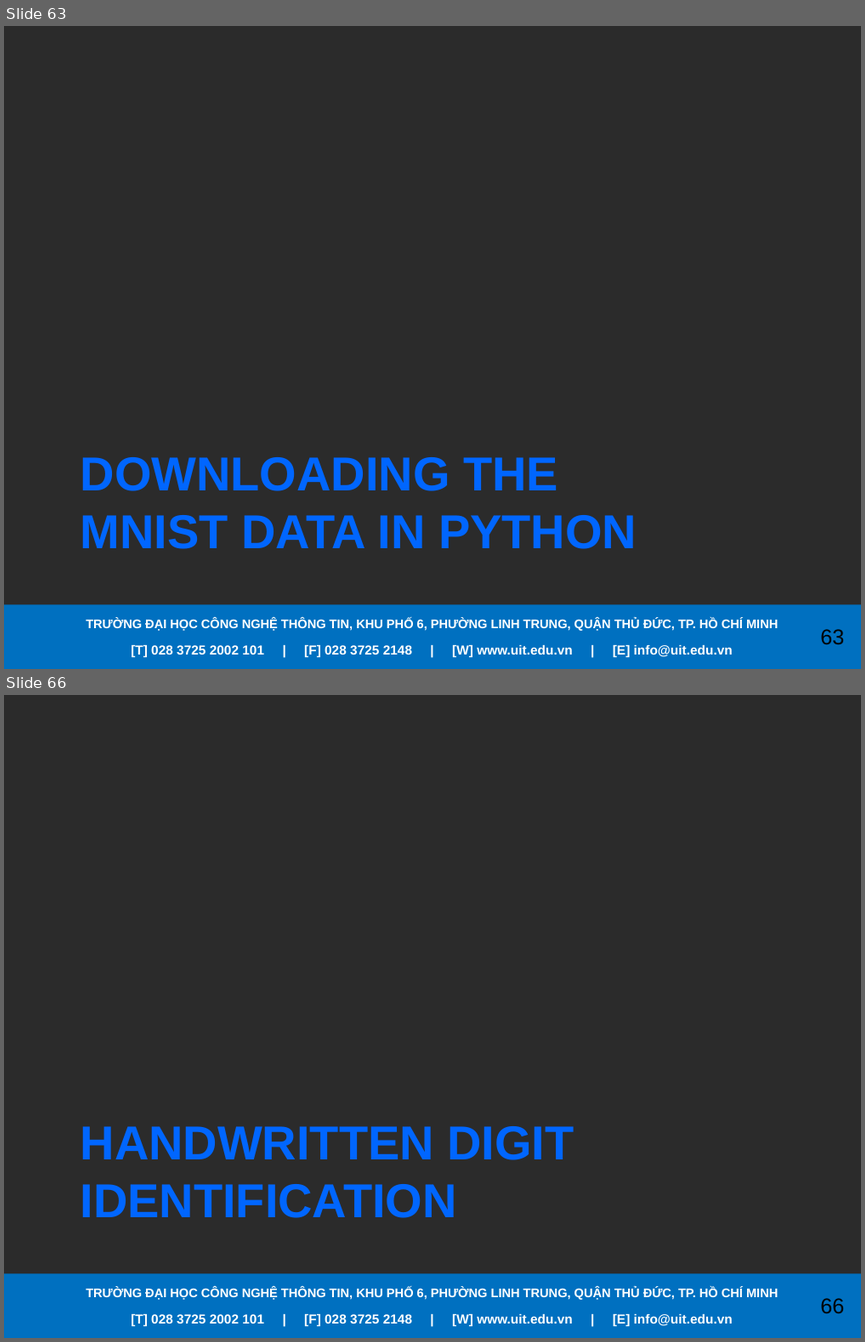
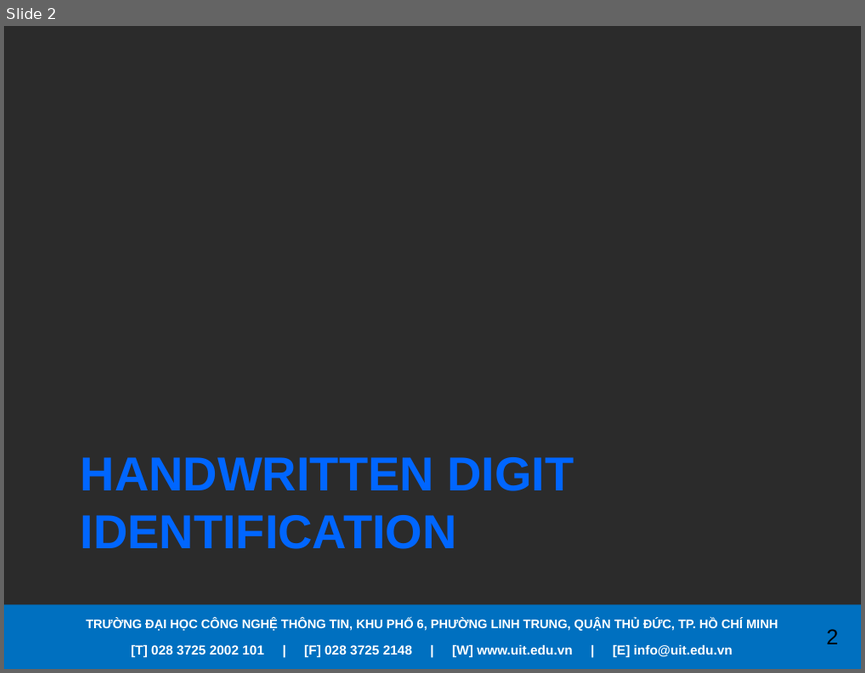
Before and after one commit to RanChiVo/MNIST-with-kNN, a slide deck: Presentation.pptx. Shown one above the other, each under a label of ours: slides 63 and 66 before the commit, slide 2 after it; the slides between them are not shown. The pictures are 865x1342 and 865x673 pixels, drawn with LibreOffice and Linux fonts; fonts in the diff are those of the drawing; background and template pictures are left out; a plain dark background stands for a picture behind light text. Boxes give left, top, right and bottom in pixels: in the first picture for what was removed or moved away, otherwise in the second. Text is boxed around its words. In the diff, an @@ line names an element or a change of style, - is before the commit and + after.

```diff
--- a/Presentation.pptx
+++ b/Presentation.pptx
@@ slide 63 removed at bbox=[4, 26, 861, 669], background picture (left out); not listed: 4 template elements that a slide beside it also shows @@
@@ title removed at bbox=[80, 457, 636, 549] @@
-DOWNLOADING THE MNIST DATA IN PYTHON
@@ what was slide 66 is now slide 2 @@
@@ page number at bbox=[826, 629, 838, 644]: text changed @@
-66
+2
```
Also in this commit, not shown: 1 slide added, 63 other slides removed.
